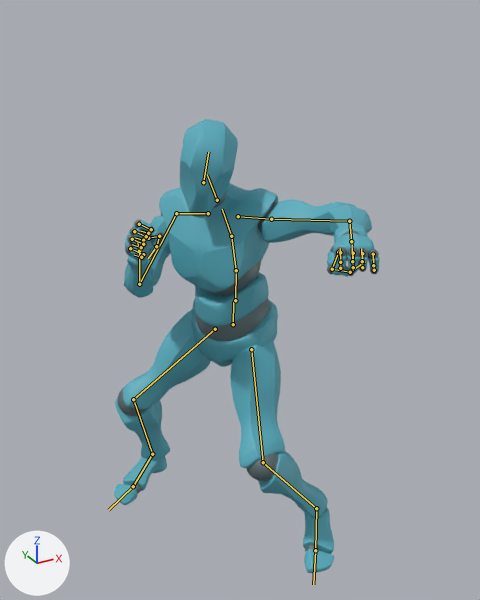
Before and after pictures for a commit that changed the glTF model assets/models/character_default.glb.
Camera for both pictures: a 50 mm camera at (-0.992, -1.945, 1.837) aimed at (-0.043, -0.22, 0.975). Every picture has the same lights, and +X, +Y and +Z are marked at lower left. Both versions are drawn at frame 9 of the action 'punch1'; the numbers are the values there. The bones that bend it are drawn over the model as lines.

In view in the first picture: 'alpha_joints', 'alpha_surface'.
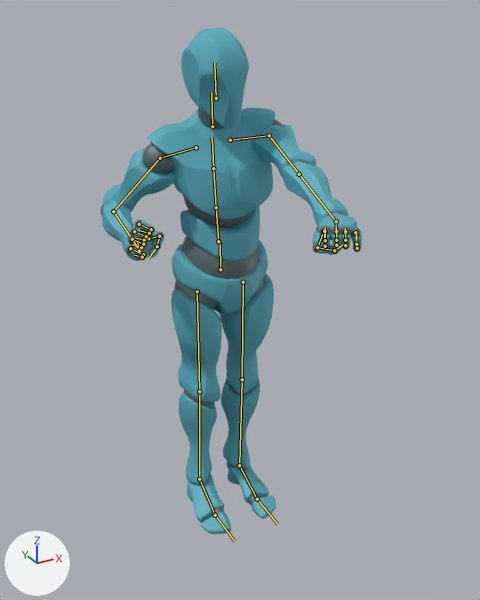
What differs and where, as boxes [x1, y1, x2, y2] in the pictures (480 x 600 px):
'alpha_surface', posed (12% taller)
    before: [114, 119, 380, 573]
    after: [102, 27, 362, 534]
'alpha_joints', posed (13% taller)
    before: [117, 190, 379, 552]
    after: [101, 108, 361, 516]
bone 'mixamorig:Hips', root to tip
    before: (233, 324) to (233, 301)
    after: (220, 269) to (220, 242)
bone 'mixamorig:Spine', root to tip
    before: (235, 300) to (236, 270)
    after: (218, 241) to (216, 207)
bone 'mixamorig:Spine1', root to tip
    before: (236, 270) to (231, 236)
    after: (216, 207) to (213, 168)
bone 'mixamorig:Neck', root to tip
    before: (217, 200) to (207, 174)
    after: (212, 126) to (211, 93)
bone 'mixamorig:Head', root to tip
    before: (203, 182) to (208, 152)
    after: (216, 98) to (214, 62)
bone 'mixamorig:LeftShoulder', root to tip
    before: (238, 216) to (271, 219)
    after: (230, 140) to (269, 135)
bone 'mixamorig:LeftArm', root to tip
    before: (271, 219) to (349, 221)
    after: (269, 135) to (299, 174)
bone 'mixamorig:LeftForeArm', root to tip
    before: (349, 221) to (351, 241)
    after: (299, 174) to (336, 221)
bone 'mixamorig:LeftHand', root to tip
    before: (351, 241) to (352, 246)
    after: (336, 221) to (336, 225)
bone 'mixamorig:RightArm', root to tip
    before: (176, 213) to (139, 284)
    after: (160, 158) to (113, 211)
bone 'mixamorig:RightForeArm', root to tip
    before: (139, 284) to (139, 250)
    after: (113, 211) to (139, 250)
bone 'mixamorig:LeftUpLeg', root to tip
    before: (251, 349) to (263, 462)
    after: (243, 282) to (242, 379)
bone 'mixamorig:LeftLeg', root to tip
    before: (263, 462) to (316, 508)
    after: (242, 379) to (239, 465)
bone 'mixamorig:LeftFoot', root to tip
    before: (316, 508) to (315, 550)
    after: (239, 465) to (257, 499)
bone 'mixamorig:RightUpLeg', root to tip
    before: (215, 329) to (133, 399)
    after: (197, 291) to (199, 391)
bone 'mixamorig:RightLeg', root to tip
    before: (133, 399) to (152, 454)
    after: (199, 391) to (199, 479)
bone 'mixamorig:RightFoot', root to tip
    before: (152, 454) to (133, 486)
    after: (199, 479) to (215, 515)

The change, as a diff of the scene's bpy script:
```diff
--- a/assets/models/character_default.glb.py
+++ b/assets/models/character_default.glb.py
@@ bone_mixamorig_hips @@
 bone_mixamorig_hips = bpy.data.objects['default_rig'].pose.bones['mixamorig:Hips']
-bone_mixamorig_hips.location = (0.039, -0.216, 0.019)
-bone_mixamorig_hips.rotation_quaternion = (0.814, 0.086, -0.574, -0.018)  # degrees (26, -69, -20)
+bone_mixamorig_hips.location = (0.0, 0.0, 0.0)
+bone_mixamorig_hips.rotation_quaternion = (1.0, 0.0, 0.0, 0.0)  # degrees (0, 0, 0)
@@ bone_mixamorig_spine @@
 bone_mixamorig_spine = bpy.data.objects['default_rig'].pose.bones['mixamorig:Spine']  # child of 'mixamorig:Hips'
-bone_mixamorig_spine.rotation_quaternion = (0.999, 0.025, 0.012, 0.034)  # degrees (3, 1, 4)
+bone_mixamorig_spine.rotation_quaternion = (1.0, 0.0, 0.0, 0.0)  # degrees (0, 0, 0)
@@ bone_mixamorig_spine1 @@
 bone_mixamorig_spine1 = bpy.data.objects['default_rig'].pose.bones['mixamorig:Spine1']  # child of 'mixamorig:Spine'
-bone_mixamorig_spine1.rotation_quaternion = (0.998, 0.054, 0.029, 0.032)  # degrees (6, 3, 4)
+bone_mixamorig_spine1.rotation_quaternion = (0.997, 0.056, -0.052, 0.024)  # degrees (6, -6, 2)
@@ bone_mixamorig_neck @@
 bone_mixamorig_neck = bpy.data.objects['default_rig'].pose.bones['mixamorig:Neck']  # child of 'mixamorig:Spine2'
-bone_mixamorig_neck.rotation_quaternion = (0.996, 0.065, 0.042, -0.041)  # degrees (7, 5, -4)
+bone_mixamorig_neck.rotation_quaternion = (1.0, 0.0, 0.0, 0.0)  # degrees (0, 0, 0)
@@ bone_mixamorig_head @@
 bone_mixamorig_head = bpy.data.objects['default_rig'].pose.bones['mixamorig:Head']  # child of 'mixamorig:Neck'
-bone_mixamorig_head.rotation_quaternion = (0.955, -0.11, 0.184, -0.207)  # degrees (-17, 18, -27)
+bone_mixamorig_head.rotation_quaternion = (1.0, 0.0, 0.0, 0.0)  # degrees (0, 0, 0)
@@ bone_mixamorig_leftshoulder @@
 bone_mixamorig_leftshoulder = bpy.data.objects['default_rig'].pose.bones['mixamorig:LeftShoulder']  # child of 'mixamorig:Spine2'
-bone_mixamorig_leftshoulder.rotation_quaternion = (0.994, -0.026, 0.008, 0.103)  # degrees (-3, 1, 12)
+bone_mixamorig_leftshoulder.rotation_quaternion = (0.915, -0.083, -0.035, 0.392)  # degrees (-10, 0, 46)
@@ bone_mixamorig_leftarm @@
 bone_mixamorig_leftarm = bpy.data.objects['default_rig'].pose.bones['mixamorig:LeftArm']  # child of 'mixamorig:LeftShoulder'
-bone_mixamorig_leftarm.rotation_quaternion = (0.971, -0.039, -0.217, -0.091)  # degrees (-2, -25, -10)
+bone_mixamorig_leftarm.rotation_quaternion = (0.886, 0.077, -0.046, 0.455)  # degrees (6, -9, 54)
@@ bone_mixamorig_leftforearm @@
 bone_mixamorig_leftforearm = bpy.data.objects['default_rig'].pose.bones['mixamorig:LeftForeArm']  # child of 'mixamorig:LeftArm'
-bone_mixamorig_leftforearm.rotation_quaternion = (0.862, 0.0, 0.0, 0.502)  # degrees (0, 0, 60)
+bone_mixamorig_leftforearm.rotation_quaternion = (1.0, 0.0, 0.0, 0.0)  # degrees (0, 0, 0)
@@ bone_mixamorig_lefthand @@
 bone_mixamorig_lefthand = bpy.data.objects['default_rig'].pose.bones['mixamorig:LeftHand']  # child of 'mixamorig:LeftForeArm'
-bone_mixamorig_lefthand.rotation_quaternion = (0.997, 0.0, -0.083, -0.002)  # degrees (0, -9, 0)
+bone_mixamorig_lefthand.rotation_quaternion = (0.959, -0.175, -0.05, 0.208)  # degrees (-21, -1, 25)
@@ bone_mixamorig_rightarm @@
 bone_mixamorig_rightarm = bpy.data.objects['default_rig'].pose.bones['mixamorig:RightArm']  # child of 'mixamorig:RightShoulder'
-bone_mixamorig_rightarm.rotation_quaternion = (0.818, 0.4, 0.25, -0.329)  # degrees (41, 42, -27)
+bone_mixamorig_rightarm.rotation_quaternion = (0.829, 0.462, 0.007, 0.308)  # degrees (54, -16, 33)
@@ bone_mixamorig_rightforearm @@
 bone_mixamorig_rightforearm = bpy.data.objects['default_rig'].pose.bones['mixamorig:RightForeArm']  # child of 'mixamorig:RightArm'
-bone_mixamorig_rightforearm.rotation_quaternion = (0.571, 0.0, 0.0, -0.821)  # degrees (0, 0, -110)
+bone_mixamorig_rightforearm.rotation_quaternion = (0.547, 0.0, 0.0, -0.837)  # degrees (0, 0, -114)
@@ bone_mixamorig_righthand @@
 bone_mixamorig_righthand = bpy.data.objects['default_rig'].pose.bones['mixamorig:RightHand']  # child of 'mixamorig:RightForeArm'
-bone_mixamorig_righthand.rotation_quaternion = (0.995, -0.052, 0.081, 0.02)  # degrees (-6, 9, 2)
+bone_mixamorig_righthand.rotation_quaternion = (0.867, -0.36, 0.02, -0.335)  # degrees (-41, -12, -38)
@@ bone_mixamorig_leftupleg @@
 bone_mixamorig_leftupleg = bpy.data.objects['default_rig'].pose.bones['mixamorig:LeftUpLeg']  # child of 'mixamorig:Hips'
-bone_mixamorig_leftupleg.rotation_quaternion = (0.866, 0.371, -0.107, 0.316)  # degrees (39, -25, 31)
+bone_mixamorig_leftupleg.rotation_quaternion = (-1.0, 0.0, 0.0, 0.003)  # degrees (0, 0, 0)
@@ bone_mixamorig_leftleg @@
 bone_mixamorig_leftleg = bpy.data.objects['default_rig'].pose.bones['mixamorig:LeftLeg']  # child of 'mixamorig:LeftUpLeg'
-bone_mixamorig_leftleg.rotation_quaternion = (0.815, -0.58, -0.004, 0.005)  # degrees (-71, 0, 1)
+bone_mixamorig_leftleg.rotation_quaternion = (1.0, -0.001, 0.0, 0.006)  # degrees (0, 0, 1)
@@ bone_mixamorig_leftfoot @@
 bone_mixamorig_leftfoot = bpy.data.objects['default_rig'].pose.bones['mixamorig:LeftFoot']  # child of 'mixamorig:LeftLeg'
-bone_mixamorig_leftfoot.rotation_quaternion = (0.948, 0.21, -0.229, -0.065)  # degrees (28, -24, -14)
+bone_mixamorig_leftfoot.rotation_quaternion = (1.0, 0.0, -0.003, -0.001)  # degrees (0, 0, 0)
@@ bone_mixamorig_rightupleg @@
 bone_mixamorig_rightupleg = bpy.data.objects['default_rig'].pose.bones['mixamorig:RightUpLeg']  # child of 'mixamorig:Hips'
-bone_mixamorig_rightupleg.rotation_quaternion = (0.875, 0.457, 0.083, -0.135)  # degrees (54, 16, -10)
+bone_mixamorig_rightupleg.rotation_quaternion = (1.0, 0.0, 0.0, 0.003)  # degrees (0, 0, 0)
@@ bone_mixamorig_rightleg @@
 bone_mixamorig_rightleg = bpy.data.objects['default_rig'].pose.bones['mixamorig:RightLeg']  # child of 'mixamorig:RightUpLeg'
-bone_mixamorig_rightleg.rotation_quaternion = (0.838, -0.545, 0.003, -0.005)  # degrees (-66, 0, -1)
+bone_mixamorig_rightleg.rotation_quaternion = (1.0, -0.001, 0.0, -0.006)  # degrees (0, 0, -1)
@@ bone_mixamorig_rightfoot @@
 bone_mixamorig_rightfoot = bpy.data.objects['default_rig'].pose.bones['mixamorig:RightFoot']  # child of 'mixamorig:RightLeg'
-bone_mixamorig_rightfoot.rotation_quaternion = (0.947, 0.171, 0.006, 0.272)  # degrees (19, -5, 31)
+bone_mixamorig_rightfoot.rotation_quaternion = (1.0, 0.0, 0.003, 0.001)  # degrees (0, 0, 0)
```
